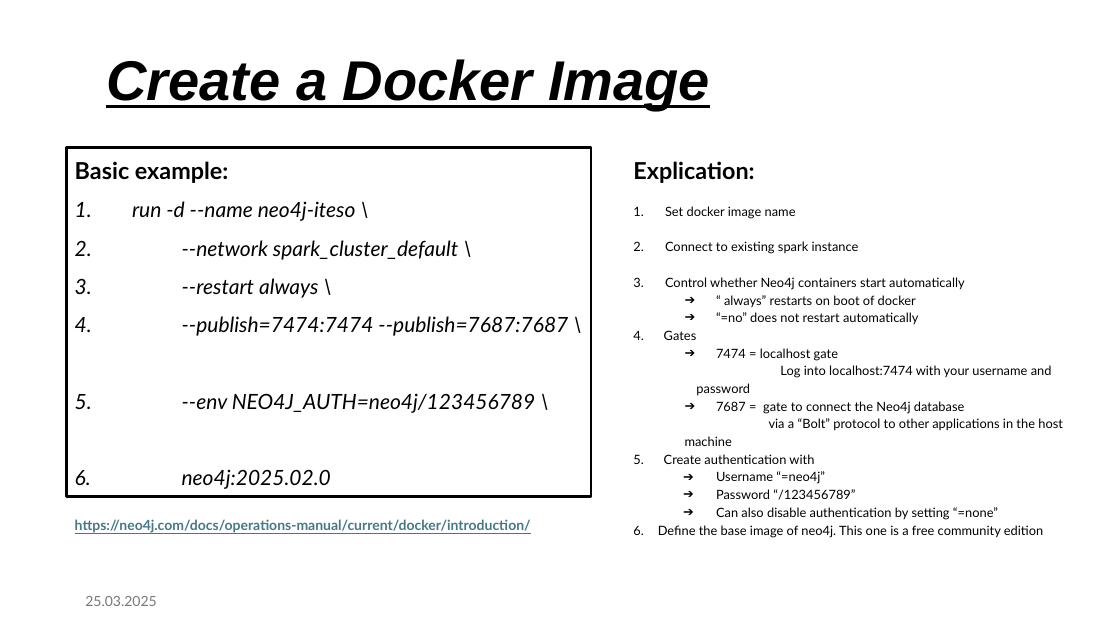
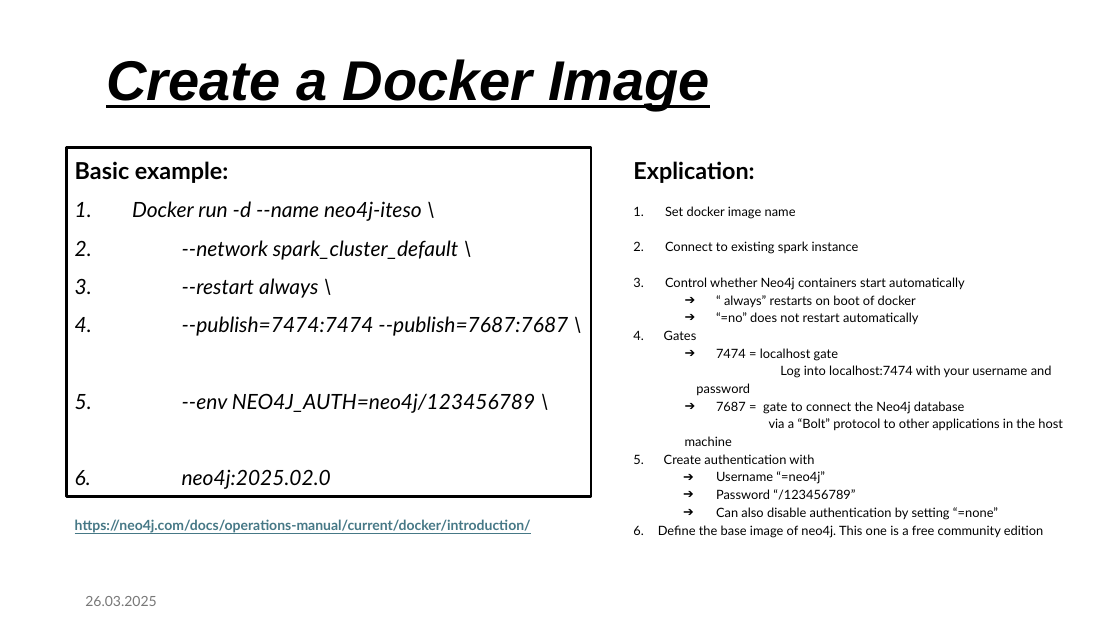
Before and after one commit to pcamarillor/P2025_ESI3914N, a slide deck: slide 3 of spark_cluster/notebooks/examples/tarea_NoSQL.pptx. Drawn at 1120x630 pixels with LibreOffice and Linux fonts; fonts in the diff are those of the drawing. Boxes give left, top, right and bottom in pixels: in the first picture for what was removed or moved away, otherwise in the second. Text is boxed around its words. In the diff, an @@ line names an element or a change of style, - is before the commit and + after.

Commit message:
pptx

```diff
--- a/spark_cluster/notebooks/examples/tarea_NoSQL.pptx
+++ b/spark_cluster/notebooks/examples/tarea_NoSQL.pptx
@@ text in rectangle at (132,201,422,221): text changed @@
-1. run -d --name neo4j-iteso \
+1. Docker run -d --name neo4j-iteso \
@@ text at (85,596,156,606): text changed @@
-25.03.2025
+26.03.2025
```
Also in this commit, not shown: 4 other slides changed.
